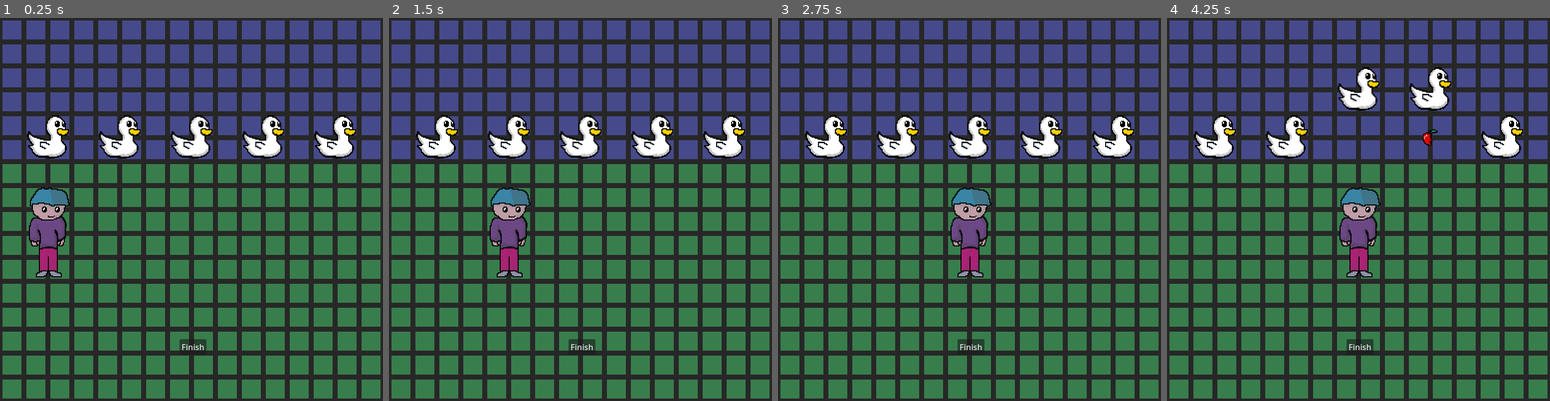
Above: before the commit, frames 1-4 (left to right).
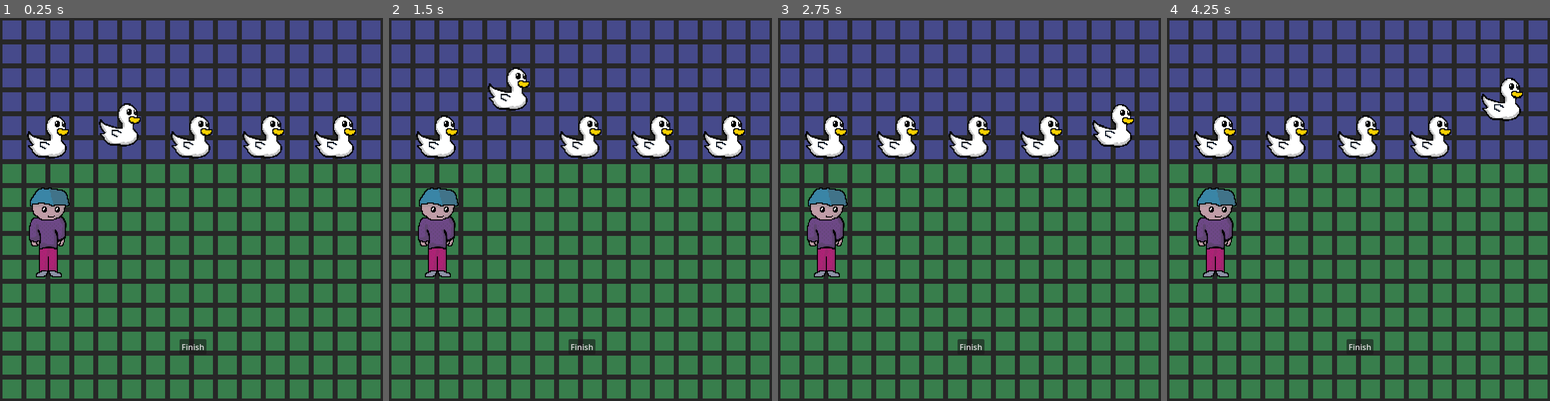
Above: after the commit, the same moments.

Repository: CamComDuck/TapTheDucks
Game: Godot game, scene res://minigame/minigame.tscn
Same seed, same stepped clock (60 frames per second), same inputs: the game is played once before the commit and once after it. This scene is started directly instead of the project's main scene.
Inputs:
- Up to frame 1 (0.25 s): no input
- Up to frame 2 (1.5 s): hold D (interact_right) 0.53-1.28 s; hold S (move_down) from 1.28 s (still down)
- Up to frame 3 (2.75 s): release S (move_down) at 2.03 s; hold D (interact_right) from 2.03 s (still down)
- Up to frame 4 (4.25 s): release D (interact_right) at 2.78 s; hold W (move_up) 2.78-3.53 s; hold A (interact_left) from 3.53 s (still down)

The runs differ from the first frame. In frame 1, 0.9% of the frame differs, in the area x 25-37%, y 22-37%; in frame 2, 5.0%; in frame 3, 4.5%; in frame 4, 7.9%, in the area x 7-93%, y 12-68%.

Commit message:
Add initial minigame animation to show player each incorrect spot

Diff:
--- a/project/minigame/minigame.gd
+++ b/project/minigame/minigame.gd
@@ -5,10 +5,10 @@
 var _player_positions : Array[Marker2D] = []
 var _hiding_spot_positions : Array[AnimatedSprite2D] = []
 
-var _allow_input := true
+var _allow_input := false
 var _player_current_spot := 0
 
-var _correct_spot : int
+var _correct_spot_index : int
 var _selected_spot : int
 
 @onready var player := $Player as Player
@@ -39,10 +39,12 @@
 	_hiding_spot_positions.append(hiding_spot_4)
 	_hiding_spot_positions.append(hiding_spot_5)
 
-	_correct_spot = randi_range(0, _hiding_spot_positions.size() - 1)
-	finding_fruit.global_position = _hiding_spot_positions[_correct_spot].global_position
+	_correct_spot_index = randi_range(0, _hiding_spot_positions.size() - 1)
+	finding_fruit.global_position = _hiding_spot_positions[_correct_spot_index].global_position
 	finding_fruit.hide()
-	print(_correct_spot)
+	print("Correct duck: " + str(_correct_spot_index + 1))
+	await _show_wrong_shuffled_spots()
+	_allow_input = true
 
 
 func _physics_process(_delta: float) -> void:
@@ -77,26 +79,45 @@
 		player.play_animation("minigame_pick")
 
 
+func _show_wrong_shuffled_spots() -> void:
+	var shuffled_spots : Array[AnimatedSprite2D] = _hiding_spot_positions.duplicate()
+	shuffled_spots.remove_at(_correct_spot_index)
+	shuffled_spots.shuffle()
+
+	for i in shuffled_spots:
+		await _on_reveal_spot(i, true, false)
+
+
+func _on_reveal_spot(spot : AnimatedSprite2D, return_to_spot : bool, show_fruit : bool) -> void:
+	var revealed_position := Vector2(spot.global_position.x, spot.global_position.y - (GameInfo.grid_square_length * 2))
+	var tween_revealed : Tween = get_tree().create_tween()
+	tween_revealed.tween_property(spot,"global_position",revealed_position, 1).set_ease(Tween.EASE_OUT)
+
+	await tween_revealed.finished
+
+	if show_fruit: # Replace with showing fruit when tween is halfway done
+		finding_fruit.show()
+
+	await create_tween().tween_interval(0.5).finished
+
+	if return_to_spot:
+		var return_position := Vector2(spot.global_position.x, spot.global_position.y + (GameInfo.grid_square_length * 2))
+		var tween_return : Tween = get_tree().create_tween()
+		tween_return.tween_property(spot,"global_position",return_position, 1).set_ease(Tween.EASE_OUT)
+		await tween_return.finished
+
+
+
+
 func _on_button_testing_pressed() -> void:
 	minigame_finished.emit(50)
 	queue_free()
 
 
 func _on_player_animation_finished() -> void:
-	if _selected_spot == _correct_spot:
-		finding_fruit.show()
-
-	var chosen_position := Vector2(_hiding_spot_positions[_selected_spot].global_position.x, _hiding_spot_positions[_selected_spot].global_position.y - (GameInfo.grid_square_length * 2))
-	var tween_chosen : Tween = get_tree().create_tween()
-	tween_chosen.tween_property(_hiding_spot_positions[_selected_spot], "global_position",chosen_position, 0.25).set_ease(Tween.EASE_OUT)
-	await tween_chosen.finished
-
-	if _selected_spot == _correct_spot:
-		pass
+	if _selected_spot == _correct_spot_index:
+		await _on_reveal_spot(_hiding_spot_positions[_selected_spot], false, true)
 
 	else:
-		finding_fruit.show()
-		var correct_position := Vector2(_hiding_spot_positions[_correct_spot].global_position.x, _hiding_spot_positions[_correct_spot].global_position.y - (GameInfo.grid_square_length * 2))
-		var tween_correct : Tween = get_tree().create_tween()
-		tween_correct.tween_property(_hiding_spot_positions[_correct_spot], "global_position",correct_position, 0.25).set_ease(Tween.EASE_OUT)
-		await tween_correct.finished
+		await _on_reveal_spot(_hiding_spot_positions[_selected_spot], false, false)
+		await _on_reveal_spot(_hiding_spot_positions[_correct_spot_index], false, true)
